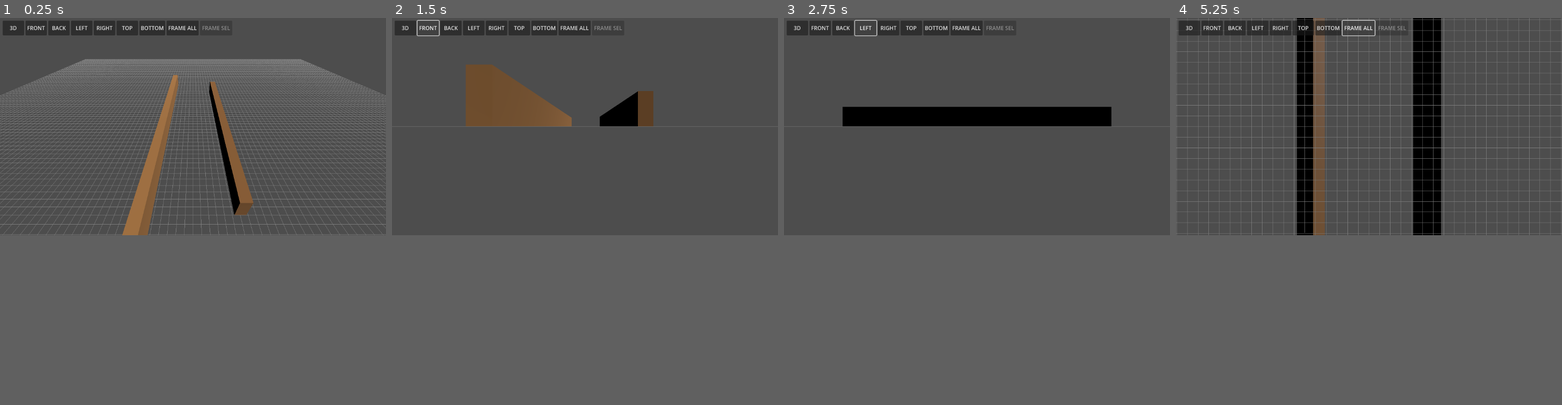
Above: before the commit, frames 1-4 (left to right).
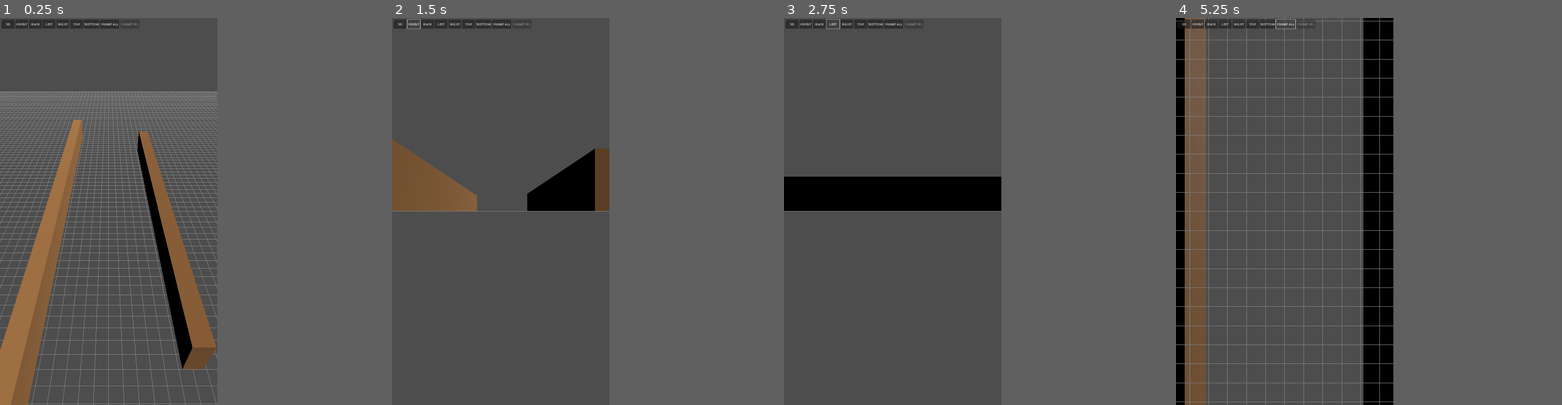
Above: after the commit, the same moments.

Repository: psymore/woodcraft-prototype
Game: Godot game, scene res://main.tscn
Two runs of this game, one before a commit and one after it. Both use one fixed random seed, a clock stepped at 60 frames per second and the inputs below.
Inputs:
- Up to frame 1 (0.25 s): no input
- Up to frame 2 (1.5 s): click "3D" at 0.5 s; click "FRONT" at 1.25 s
- Up to frame 3 (2.75 s): click "LEFT" at 2 s
- Up to frame 4 (5.25 s): click "RIGHT" at 2.75 s; click "TOP" at 3.5 s; click "BOTTOM" at 4.25 s; click "FRAME ALL" at 5 s
In our replay, the window is 799x449 before the commit and 450x800 after it. These sizes can differ from the game's own. Grey fills any space a smaller window leaves; there, only what the larger window draws over its background counts as a difference.

The runs differ from the first frame. In frame 1, 26% of the frame differs, in the area x 0-100%, y 0-100%; in frame 2, 10%; in frame 3, 10%; in frame 4, 28%.

Commit message:
fix(godot-spike): gate view-bar input and fix mobile touch-target scaling
Final whole-branch review found two issues in the completed touch-spike:
- main.gd used _input, which Godot dispatches before GUI handling, so
  every view-bar tap also ran 3D scene picking, deselecting the current
  piece and making the FRAME SEL button permanently unclickable (it
  disabled itself on its own press event). Switched to
  _unhandled_input, which only fires for events the GUI layer didn't
  consume.
- project.godot had no [display] stretch settings, so the view-bar's
  button sizes were laid out in raw device pixels — a few millimeters
  on a real phone. Added canvas_items stretch mode with a 1080x1920
  reference viewport so the UI scales to a usable touch target size.

Diff:
--- a/spikes/touch-spike-godot/main.gd
+++ b/spikes/touch-spike-godot/main.gd
@@ -29,7 +29,7 @@
 var frame_selected_button: Button
 
 
-func _input(event: InputEvent) -> void:
+func _unhandled_input(event: InputEvent) -> void:
 	if event is InputEventScreenTouch:
 		if event.pressed:
 			active_touches[event.index] = event.position
--- a/spikes/touch-spike-godot/project.godot
+++ b/spikes/touch-spike-godot/project.godot
@@ -7,6 +7,12 @@
 run/main_scene="res://main.tscn"
 config/features=PackedStringArray("4.3", "Forward Plus")
 
+[display]
+
+window/stretch/mode="canvas_items"
+window/size/viewport_width=1080
+window/size/viewport_height=1920
+
 [input_devices]
 
 pointing/emulate_touch_from_mouse=true
